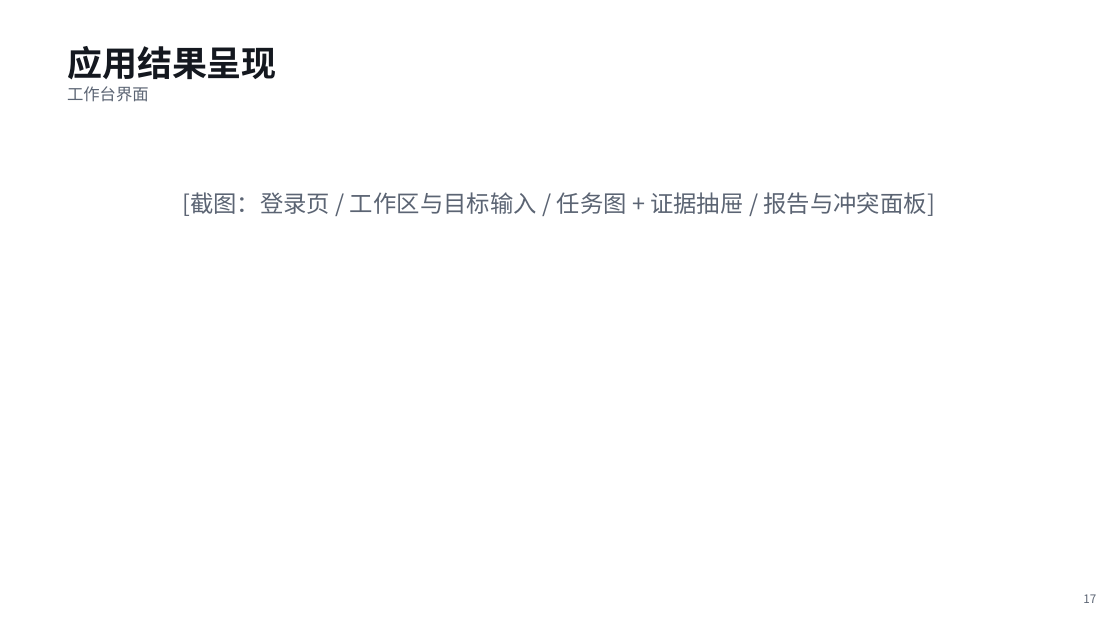
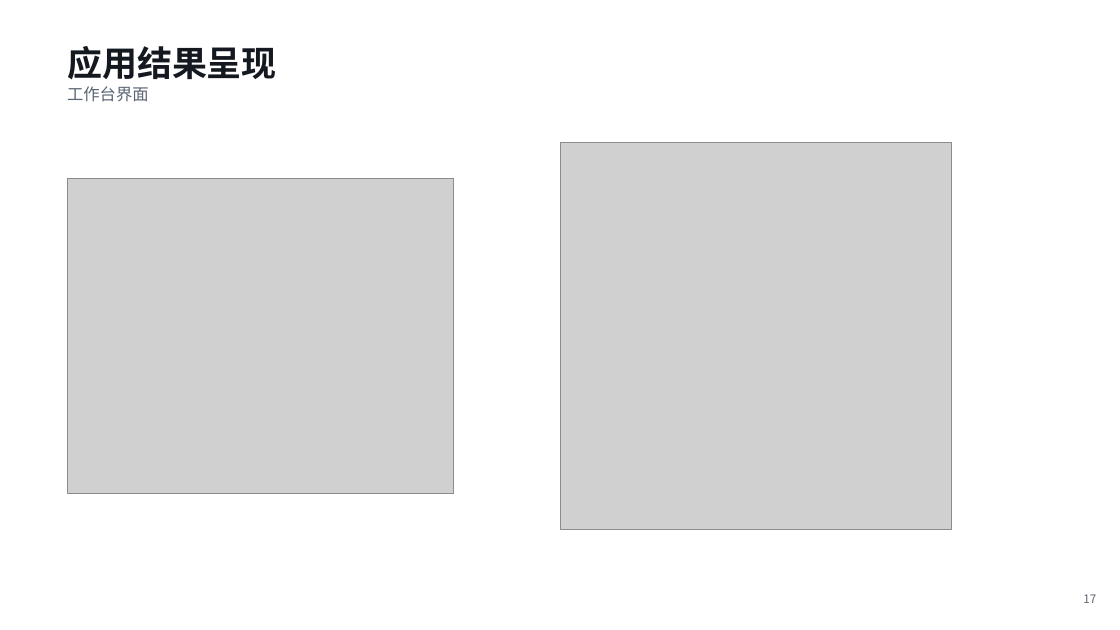
Before and after one commit to zyyqp-bot/jiuwenswarm-agent, a slide deck: slide 17 of docs/submission/【教育-重庆邮电大学-赵乙亦-证据工作台】.pptx. Drawn at 1120x630 pixels with LibreOffice and Linux fonts; fonts in the diff are those of the drawing; grey boxes stand for pictures. Boxes give left, top, right and bottom in pixels: in the first picture for what was removed or moved away, otherwise in the second. Text is boxed around its words. In the diff, an @@ line names an element or a change of style, - is before the commit and + after.

```diff
--- a/docs/submission/【教育-重庆邮电大学-赵乙亦-证据工作台】.pptx
+++ b/docs/submission/【教育-重庆邮电大学-赵乙亦-证据工作台】.pptx
@@ picture added at (x1=560, y1=143, x2=952, y2=529) @@
@@ picture added at (x1=67, y1=178, x2=454, y2=494) @@
@@ text removed at (x1=182, y1=192, x2=935, y2=216) @@
-[截图：登录页 / 工作区与目标输入 / 任务图 + 证据抽屉 / 报告与冲突面板]
```
Also in this commit, not shown: 3 other slides changed, 6 other files.
